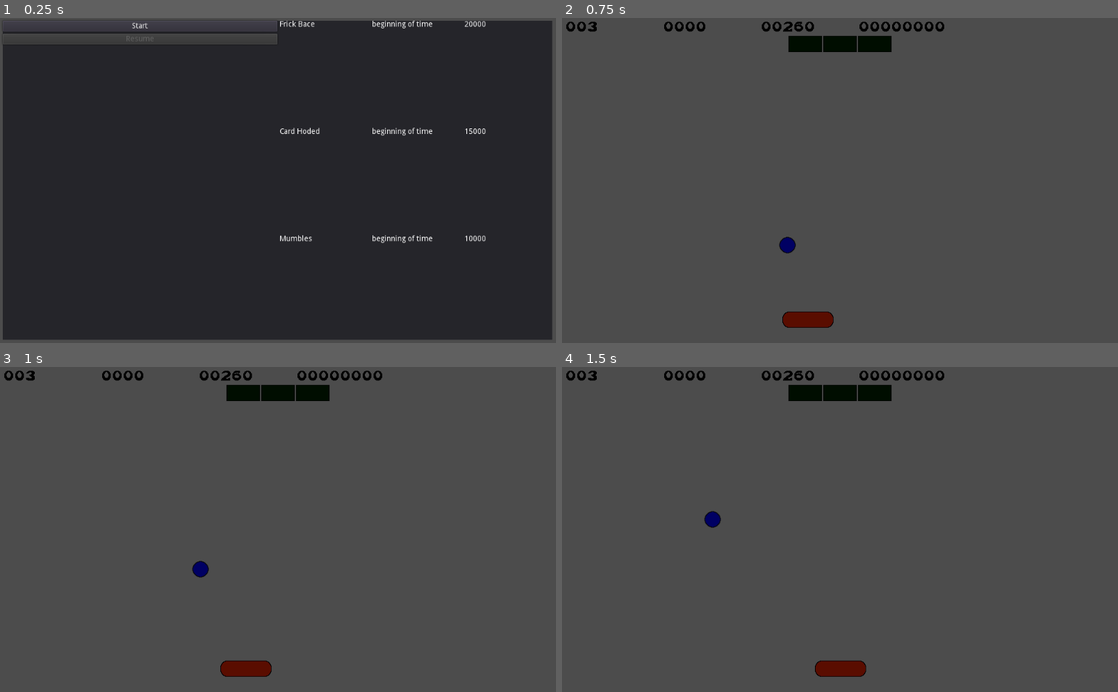
Above: before the commit, frames 1-4 (two rows, left to right).
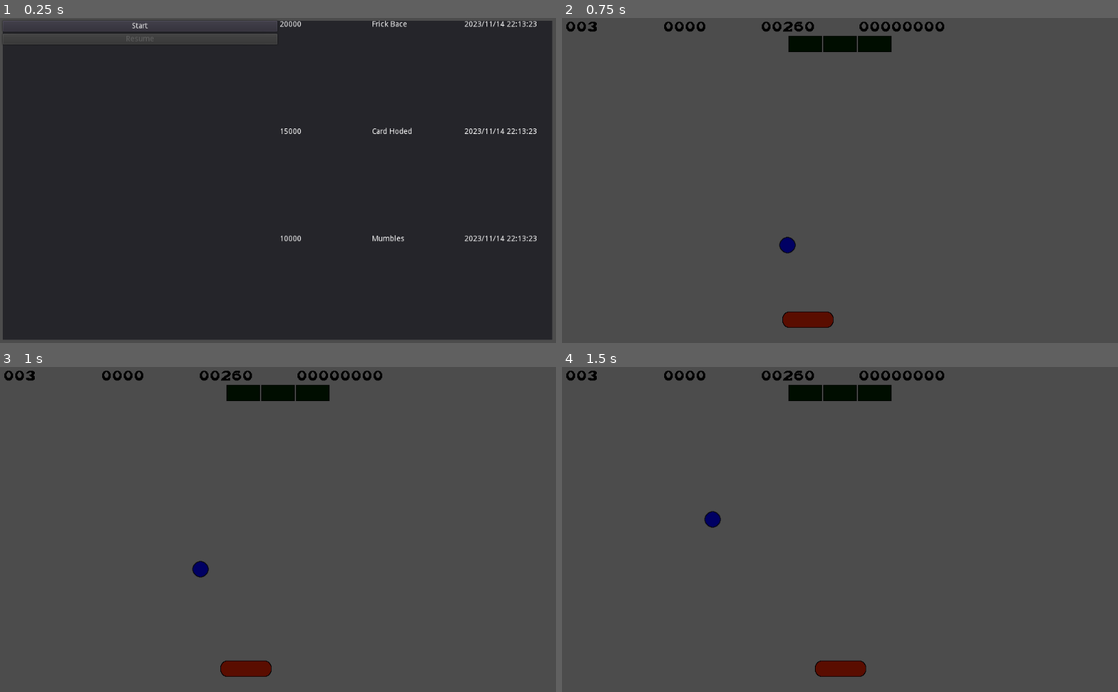
Above: after the commit, the same moments.

Repository: MichaelReel/BrickOut
Game: Godot game, scene res://Root.tscn
Same seed, same stepped clock (60 frames per second), same inputs: the game is played once before the commit and once after it.
Inputs:
- Up to frame 1 (0.25 s): no input
- Up to frame 2 (0.75 s): click "Start" at 0.5 s
- Up to frame 3 (1 s): no input
- Up to frame 4 (1.5 s): hold Right (ui_right) from 1.28 s (still down)

The runs differ from the first frame. In frame 1, 0.9% of the frame differs, in the area x 50-97%, y 0-70%; in frame 2, nothing differs; in frame 3, nothing differs; in frame 4, nothing differs.

Commit message:
Displaying proper dates on the highscore table now.

Diff:
--- a/menu/high_score/HighScore.gd
+++ b/menu/high_score/HighScore.gd
@@ -18,11 +18,13 @@
 		scores_file.open("user://" + file_name, File.READ)
 		high_score_table = parse_json(scores_file.get_line())
 
-func insert_new_highscore(name : String, score : int):
+func insert_new_highscore(name : String, score : int, update_display := true):
+	var date = OS.get_datetime()
 	print ("Inserting highscore: " + name + " : " + str(score))
-	place_sorted_highscore({ "name" : name, "date" : "beginning of time", "score" : score })
+	place_sorted_highscore({ "name" : name, "date" : date, "score" : score })
 	save_high_scores()
-	display_high_scores()
+	if update_display:
+		display_high_scores()
 
 func save_high_scores():
 	print ("'Saving' high scores")
@@ -35,9 +37,9 @@
 	for child in get_children():
 		child.queue_free()
 	for score_entry in high_score_table:
+		var score_label = create_field(str(score_entry["score"]))
 		var name_label = create_field(score_entry["name"])
-		var date_label = create_field(score_entry["date"])
-		var score_label = create_field(str(score_entry["score"]))
+		var date_label = create_field(date_format(score_entry["date"]))
 
 func create_field(text : String):
 	var label = RichTextLabel.new()
@@ -46,11 +48,16 @@
 	label.text = text
 	self.add_child(label)
 
+func date_format(date : Dictionary):
+	var format_string = "{year}/{month}/{day} {hour}:{minute}:{second}"
+	return format_string.format(date)
+
 func setup_mock_highscores():
 	high_score_table = []
-	place_sorted_highscore({ "name" : "Frick Bace", "date" : "beginning of time", "score" : 20000 })
-	place_sorted_highscore({ "name" : "Card Hoded", "date" : "beginning of time", "score" : 15000 })
-	place_sorted_highscore({ "name" : "Mumbles", "date" : "beginning of time", "score" : 10000 })
+	var date = OS.get_datetime()
+	insert_new_highscore("Frick Bace", 20000, false)
+	insert_new_highscore("Card Hoded", 15000, false)
+	insert_new_highscore("Mumbles", 10000, true)
 
 func place_sorted_highscore(highscore : Dictionary):
 	var ind = high_score_table.bsearch_custom(highscore, self, "high_score_sort")
